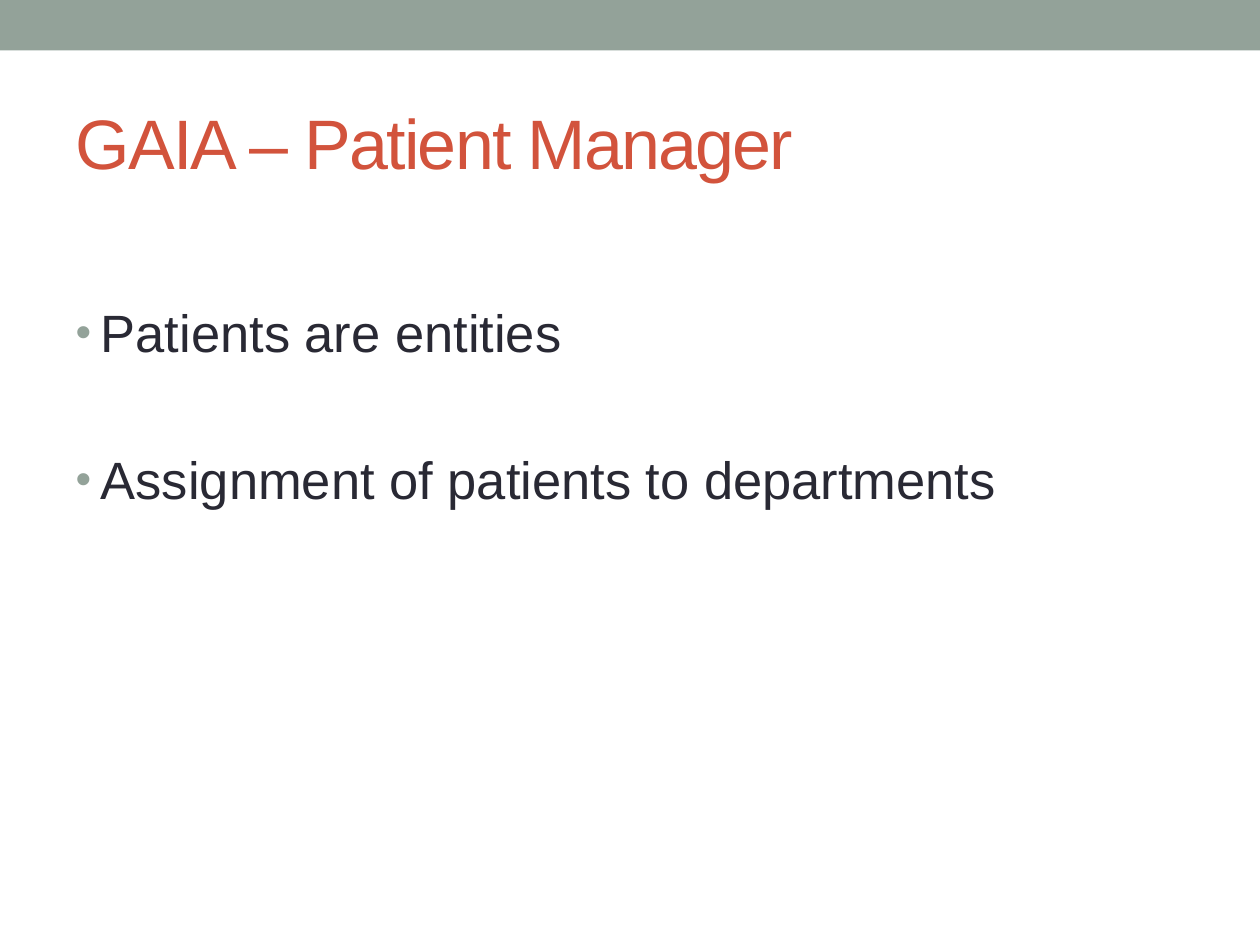
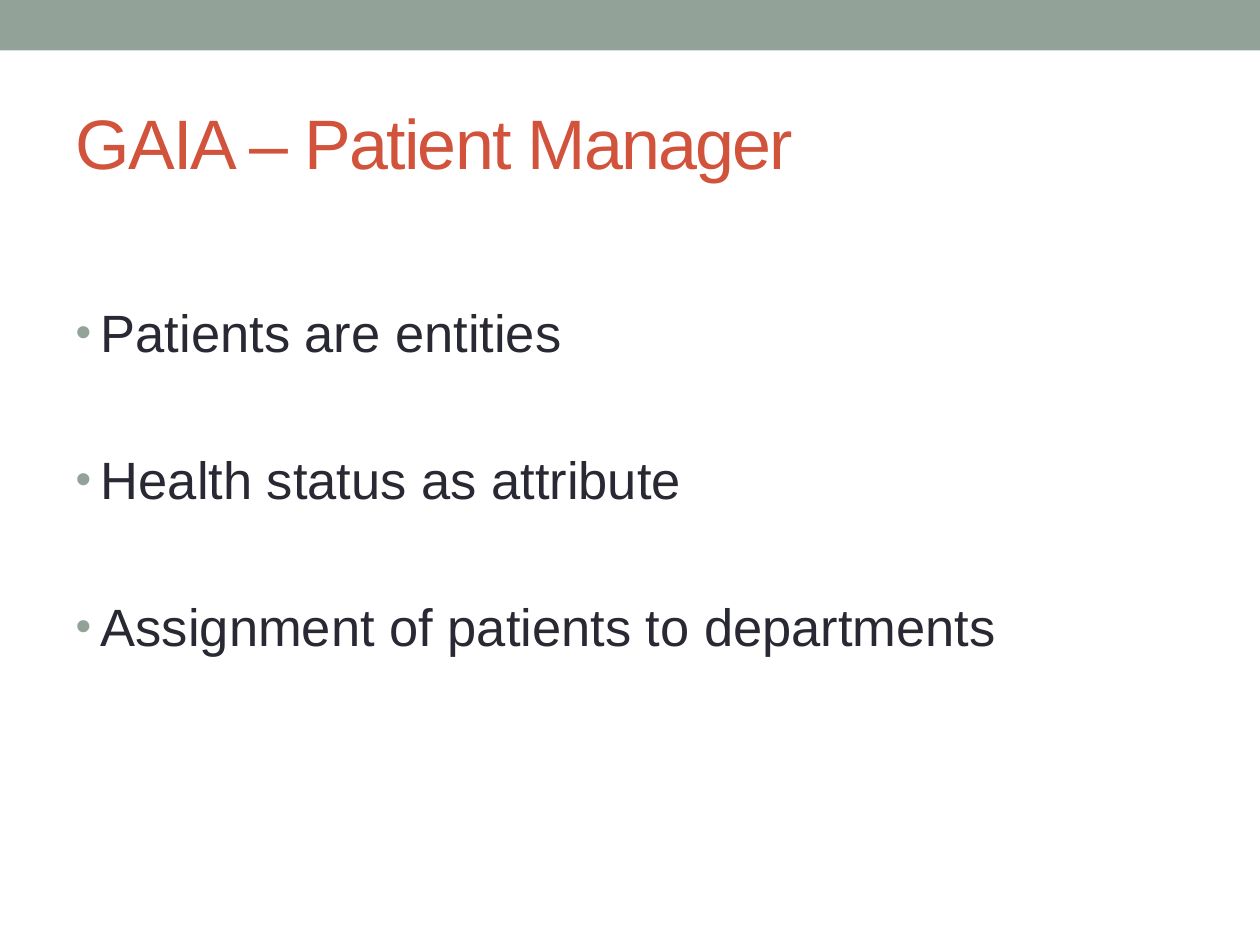
Before and after one commit to IsNull/Tacy, a slide deck: slide 6 of documentation/OperationRoom/presentation/ORP_neher_buettiker.pptx. Drawn at 1260x945 pixels with LibreOffice and Linux fonts; fonts in the diff are those of the drawing. Boxes give left, top, right and bottom in pixels: in the first picture for what was removed or moved away, otherwise in the second. Text is boxed around its words. In the diff, an @@ line names an element or a change of style, - is before the commit and + after.

```diff
--- a/documentation/OperationRoom/presentation/ORP_neher_buettiker.pptx
+++ b/documentation/OperationRoom/presentation/ORP_neher_buettiker.pptx
@@ text at <box>101,461,680,500</box>: paragraph added @@
+• Health status as attribute
```
Also in this commit, not shown: 3 other slides changed, 2 slides added, 1 slide removed.
